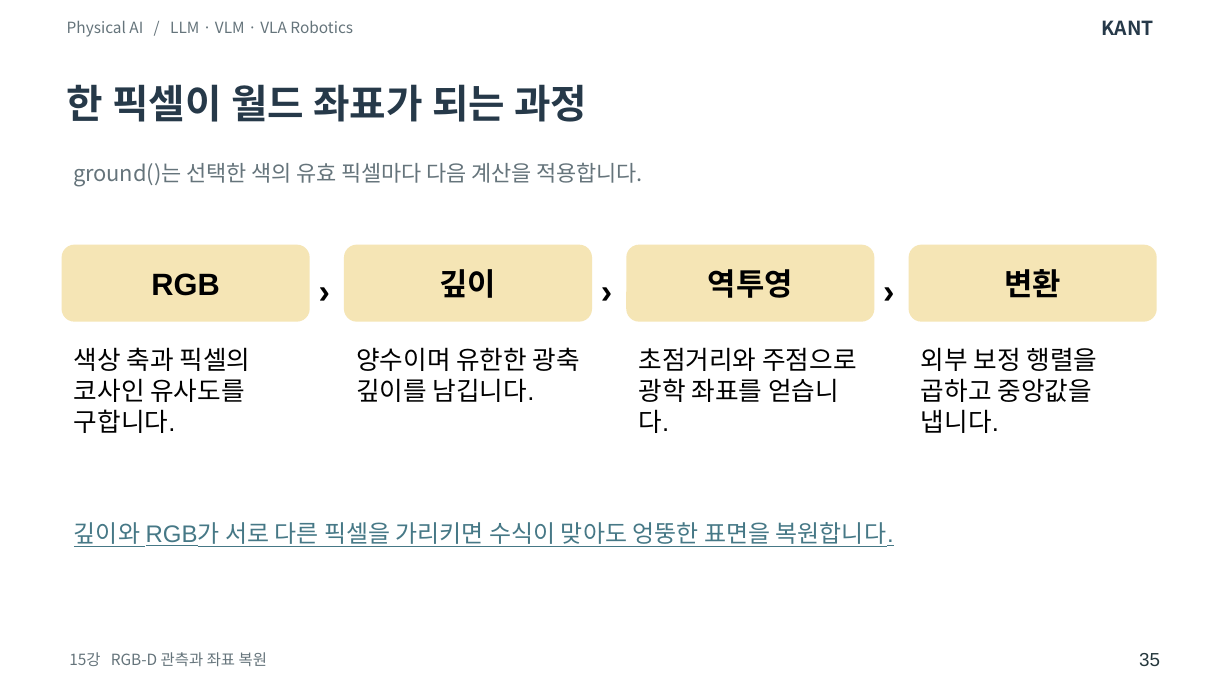
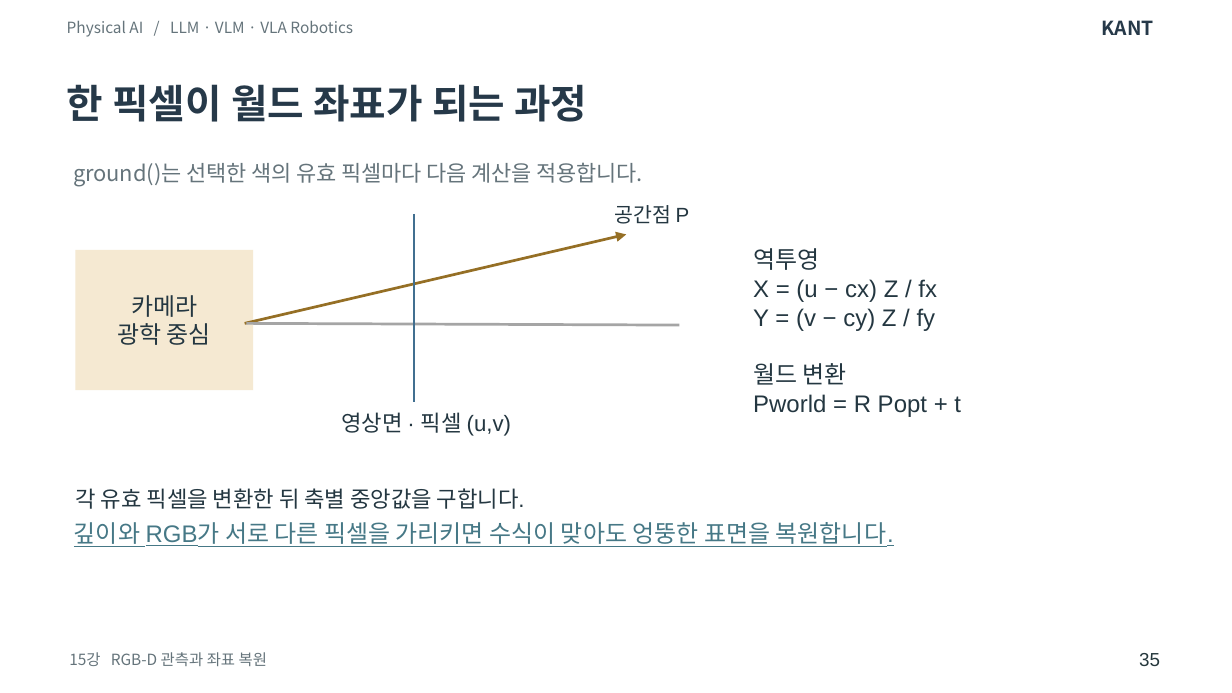
Before and after one commit to SpartaPA/waffle-mpx-lyrical, a slide deck: slide 35 of lessons/14-18/lessons-14-18.pptx. Drawn at 1232x693 pixels with LibreOffice and Linux fonts; fonts in the diff are those of the drawing. Boxes give left, top, right and bottom in pixels: in the first picture for what was removed or moved away, otherwise in the second. Text is boxed around its words. In the diff, an @@ line names an element or a change of style, - is before the commit and + after.

Commit message:
14~18강 본문에서 실제 관측과 판정 과정을 개념별 도식으로 풀어냈습니다

```diff
--- a/lessons/14-18/lessons-14-18.pptx
+++ b/lessons/14-18/lessons-14-18.pptx
@@ text added at (614,205,690,224), 12 pt, text #243741 @@
+공간점 P
@@ arrow added from (245, 323) to (626, 234), #956F25 1.6 pt @@
@@ line added from (414, 214) to (414, 402), #416F90 1.6 pt @@
@@ rounded rectangle removed at (62,245,309,322) @@
-RGB
@@ rectangle added at (75,250,253,391), fill #F5E9D2, 14 pt, text #243741 @@
+카메라
+광학 중심
@@ text removed at (307,256,355,323) @@
-›
@@ rounded rectangle removed at (344,245,591,322) @@
-깊이
@@ text removed at (589,256,637,323) @@
-›
@@ rounded rectangle removed at (626,245,873,322) @@
-역투영
@@ text added at (753,248,961,417), 14 pt, text #243741 @@
+역투영
+X = (u − cx) Z / fx
+Y = (v − cy) Z / fy
+월드 변환
+Pworld = R Popt + t
@@ text removed at (871,256,919,323) @@
-›
@@ rounded rectangle removed at (909,245,1157,322) @@
-변환
@@ line added from (246, 323) to (679, 325), #A5A5A5 1.6 pt @@
@@ text removed at (74,347,251,433) @@
-색상 축과 픽셀의 코사인 유사도를 구합니다.
@@ text removed at (356,347,580,402) @@
-양수이며 유한한 광축 깊이를 남깁니다.
@@ text removed at (639,347,856,433) @@
-초점거리와 주점으로 광학 좌표를 얻습니다.
@@ text removed at (921,347,1098,433) @@
-외부 보정 행렬을 곱하고 중앙값을 냅니다.
@@ text added at (341,412,511,436), 13 pt, text #243741 @@
+영상면 · 픽셀 (u,v)
@@ text added at (76,488,525,509), 13 pt, text #243741 @@
+각 유효 픽셀을 변환한 뒤 축별 중앙값을 구합니다.
```
Also in this commit, not shown: 28 other slides changed.
